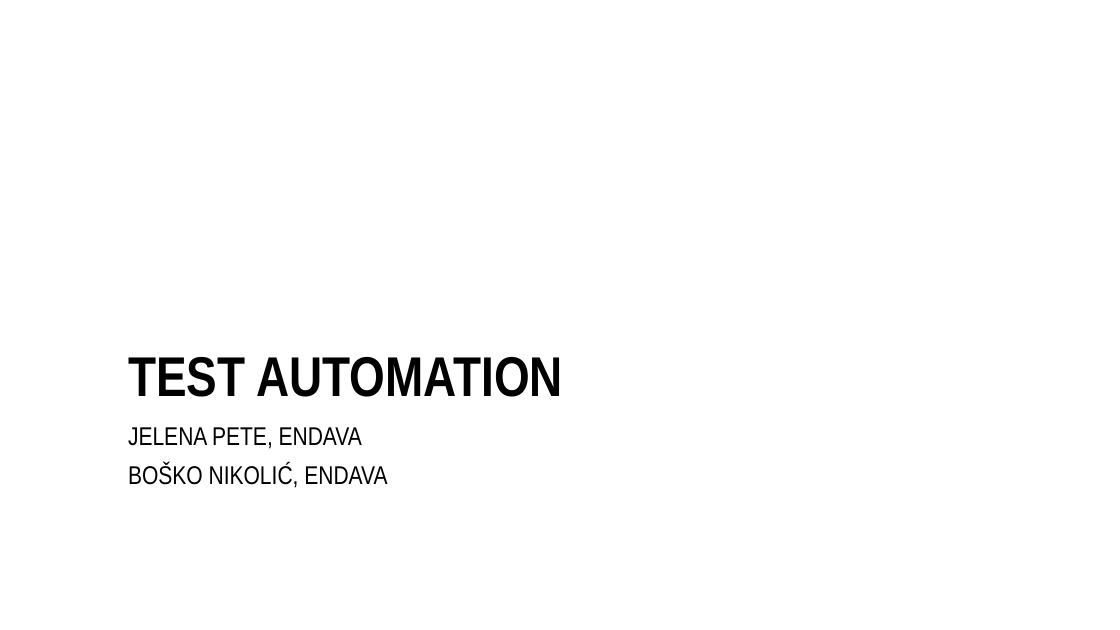
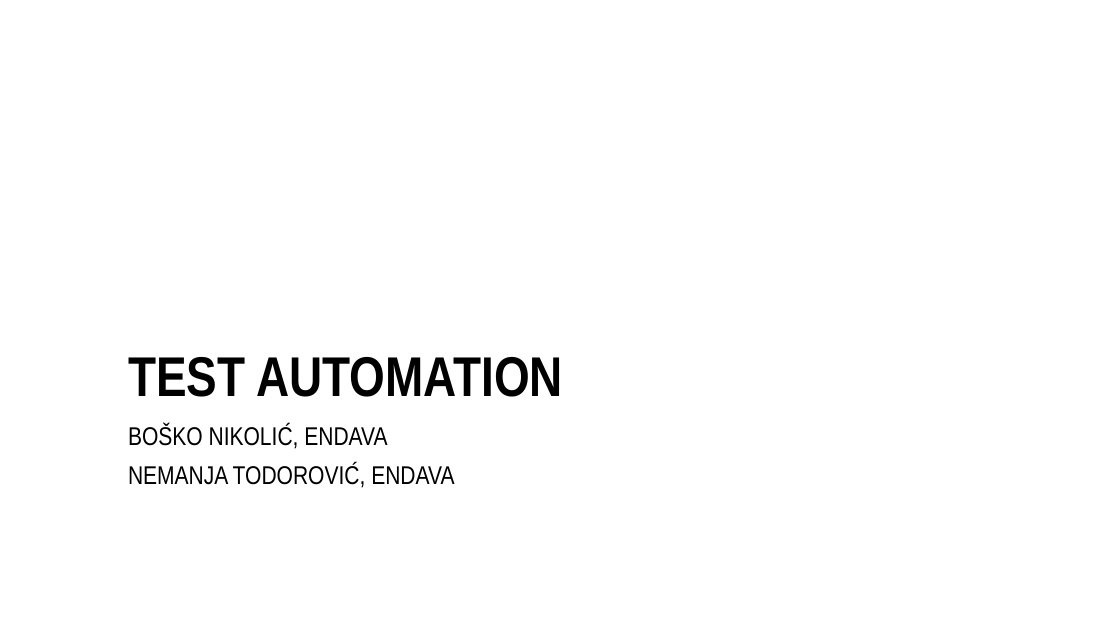
Before and after one commit to endava-training-materials/domaci_zadatak, a slide deck: slide 1 of prezentacije/TA i Selenium osnove - class 3.pptx. Drawn at 1120x630 pixels with LibreOffice and Linux fonts; fonts in the diff are those of the drawing; background and template pictures are left out. Boxes give left, top, right and bottom in pixels: in the first picture for what was removed or moved away, otherwise in the second. Text is boxed around its words. In the diff, an @@ line names an element or a change of style, - is before the commit and + after.

```diff
--- a/prezentacije/TA i Selenium osnove - class 3.pptx
+++ b/prezentacije/TA i Selenium osnove - class 3.pptx
@@ text at <box>128,427,362,449</box>: paragraph removed @@
-JELENA PETE, ENDAVA
@@ text at <box>128,463,454,488</box>: paragraph added @@
+NEMANJA TODOROVIĆ, ENDAVA
```
Also in this commit, not shown: 3 other slides changed, 14 other files.
